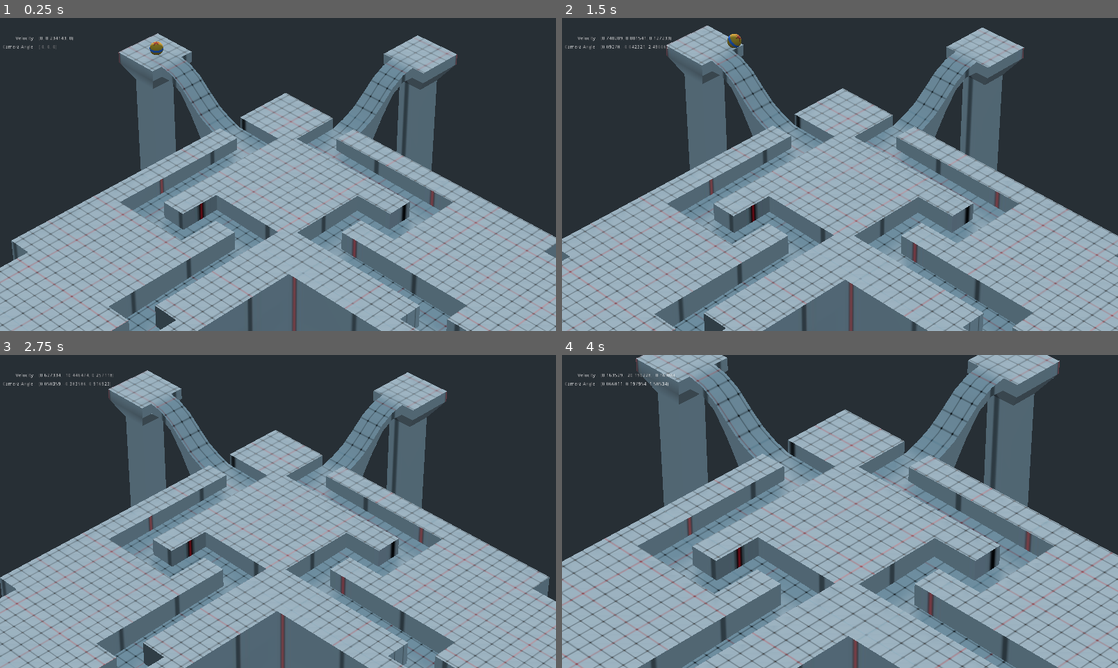
Above: before the commit, frames 1-4 (two rows, left to right).
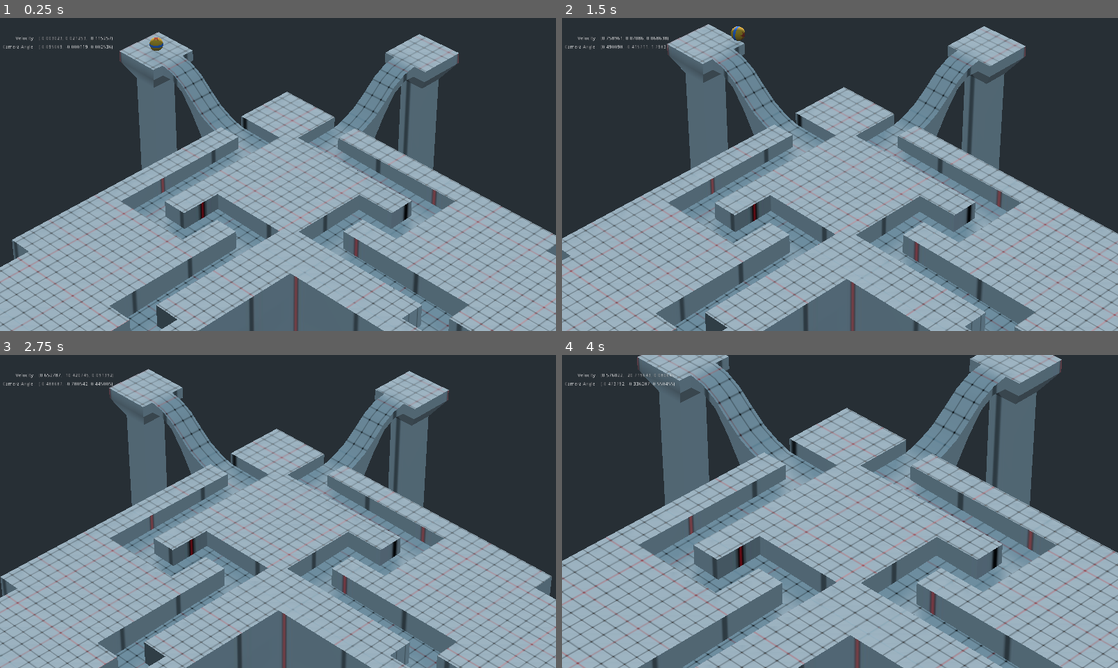
Above: after the commit, the same moments.

Repository: HyperGodot/godot-marble_madness_demo
Game: Godot game, scene res://main.tscn
The game is run twice, just before and just after one commit, with the same random seed, the same clock (stepped at 60 frames per second) and the same inputs.
Inputs (mouse positions are in pixels of both pictures, inside the frame that each line leads up to):
- Up to frame 1 (0.25 s): no input
- Up to frame 2 (1.5 s): move the mouse to (962, 158) at 0.52 s; hold D (ball_roll_right) 0.53-1.28 s; tap F (camera_toggle_fps) at 0.6 s; move the mouse to (728, 190) at 1.27 s; hold S (ball_roll_down) from 1.28 s (still down); tap Mouse wheel up (camera_zoom_in) at 1.35 s
- Up to frame 3 (2.75 s): move the mouse to (333, 442) at 2.02 s; release S (ball_roll_down) at 2.03 s; hold D (ball_roll_right) from 2.03 s (still down); tap Mouse wheel down (camera_zoom_out) at 2.1 s
- Up to frame 4 (4 s): move the mouse to (812, 574) at 2.77 s; release D (ball_roll_right) at 2.78 s; hold W (ball_roll_up) 2.78-3.53 s; tap F (camera_toggle_fps) at 2.85 s; move the mouse to (1006, 558) at 3.52 s; hold A (ball_roll_left) from 3.53 s (still down); tap Mouse wheel up (camera_zoom_in) at 3.6 s

The runs differ from the first frame. In frame 1, 11% of the frame differs, in the area x 0-100%, y 4-100%; in frame 2, 12%; in frame 3, 11%; in frame 4, 14%, in the area x 0-100%, y 0-100%.

Commit message:
updating level geo

Diff:
--- a/assets/levels/level0/assets_level_0.tscn
+++ b/assets/levels/level0/assets_level_0.tscn
@@ -2,39 +2,7 @@
 
 [ext_resource path="res://assets/levels/level0/level_0.glb" type="PackedScene" id=1]
 
-[node name="level_0" instance=ExtResource( 1 )]
-transform = Transform( 1, 0, 0, 0, 1, 0, 0, 0, 1, 0.00139815, -2.98023e-08, 0.00133157 )
+[node name="Spatial" type="Spatial"]
 
-[node name="marble_level_0" parent="." index="0"]
-transform = Transform( 5, 0, 0, 0, 5, 0, 0, 0, 5, 1.18674, -0.456016, -1.89438 )
-use_in_baked_light = true
-
-[node name="shape0" parent="marble_level_0/static_collision" index="0"]
-visible = false
-
-[node name="Plane004" parent="." index="1"]
-use_in_baked_light = true
-
-[node name="Plane002" parent="Plane004" index="0"]
-use_in_baked_light = true
-
-[node name="Plane005" parent="Plane004" index="1"]
-use_in_baked_light = true
-
-[node name="Plane006" parent="Plane004" index="2"]
-use_in_baked_light = true
-
-[node name="Plane007" parent="." index="2"]
-use_in_baked_light = true
-
-[node name="Plane008" parent="Plane007" index="0"]
-use_in_baked_light = true
-
-[node name="Plane009" parent="Plane007" index="1"]
-use_in_baked_light = true
-
-[node name="Plane010" parent="Plane007" index="2"]
-use_in_baked_light = true
-
-[node name="Plane001" parent="." index="4"]
-use_in_baked_light = true
+[node name="level_0" parent="." instance=ExtResource( 1 )]
+transform = Transform( 5, 0, 0, 0, 5, 0, 0, 0, 5, 0, 0, 0 )
--- a/levels/scenes/level_0.tscn
+++ b/levels/scenes/level_0.tscn
@@ -11,6 +11,7 @@
 script = ExtResource( 3 )
 
 [node name="level_0" parent="." instance=ExtResource( 1 )]
+transform = Transform( 1, 0, 0, 0, 1, 0, 0, 0, 1, 1.178, 1.877, -3.673 )
 
 [node name="Position3D" type="Position3D" parent="."]
 
Binary file changed: assets/levels/level0/level_0.glb
